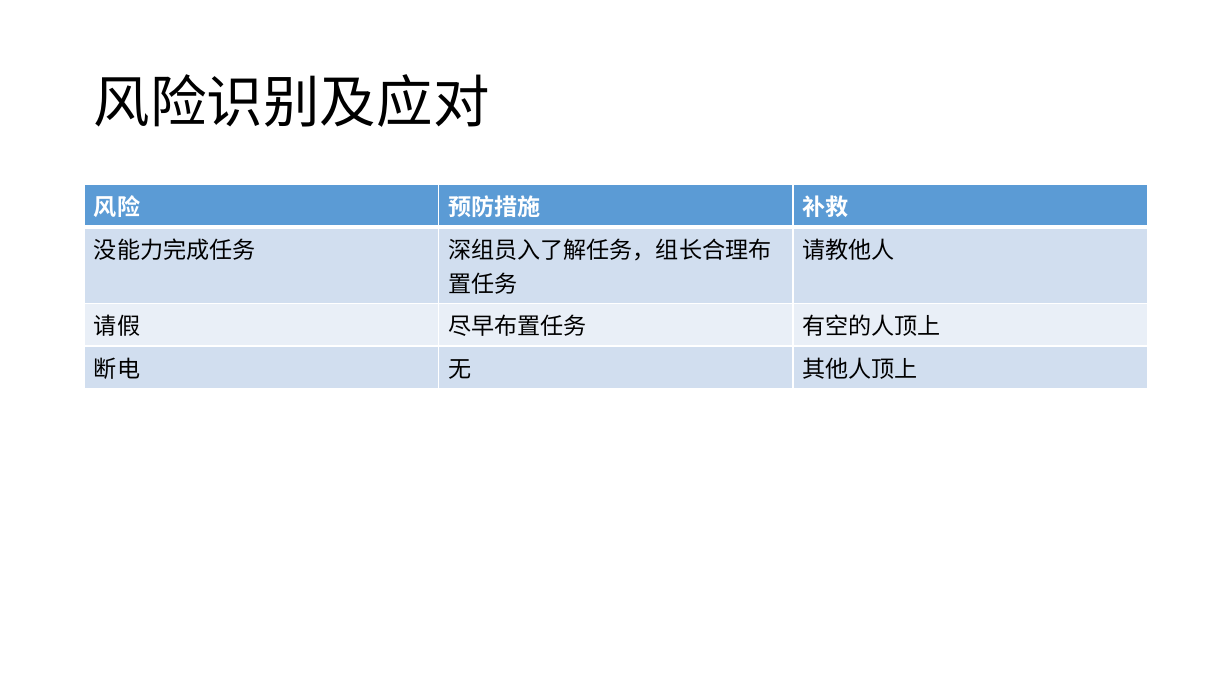
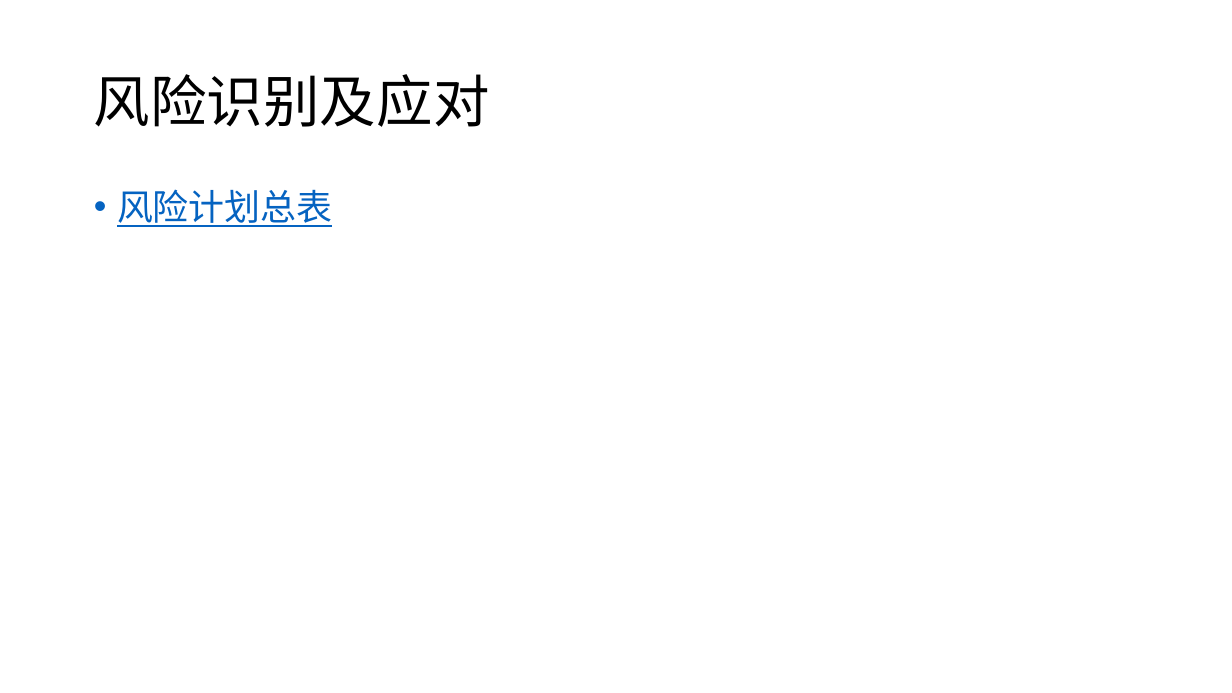
Before and after one commit to twn422/PRD2017, a slide deck: slide 22 of PRD-2017-G24/STW/受控文件/分析设计/项目总体计划/总体项目计划.pptx (slide 15 before the commit). Drawn at 1232x693 pixels with LibreOffice and Linux fonts; fonts in the diff are those of the drawing. Boxes give left, top, right and bottom in pixels: in the first picture for what was removed or moved away, otherwise in the second. Text is boxed around its words. In the diff, an @@ line names an element or a change of style, - is before the commit and + after.

Commit message:
总体项目计划正式版

```diff
--- a/PRD-2017-G24/STW/受控文件/分析设计/项目总体计划/总体项目计划.pptx
+++ b/PRD-2017-G24/STW/受控文件/分析设计/项目总体计划/总体项目计划.pptx
@@ table removed at (85, 185, 1147, 383), 4 rows, 3 columns @@
-风险 | 预防措施 | 补救
-没能力完成任务 | 深组员入了解任务，组长合理布置任务 | 请教他人
-请假 | 尽早布置任务 | 有空的人顶上
-断电 | 无 | 其他人顶上
@@ text added at (117, 189, 332, 227), 28 pt, text #0563C1, underline @@
+• 风险计划总表
```
Also in this commit, not shown: 8 other slides changed, 13 slides added, 1 slide removed, 6 other files.
